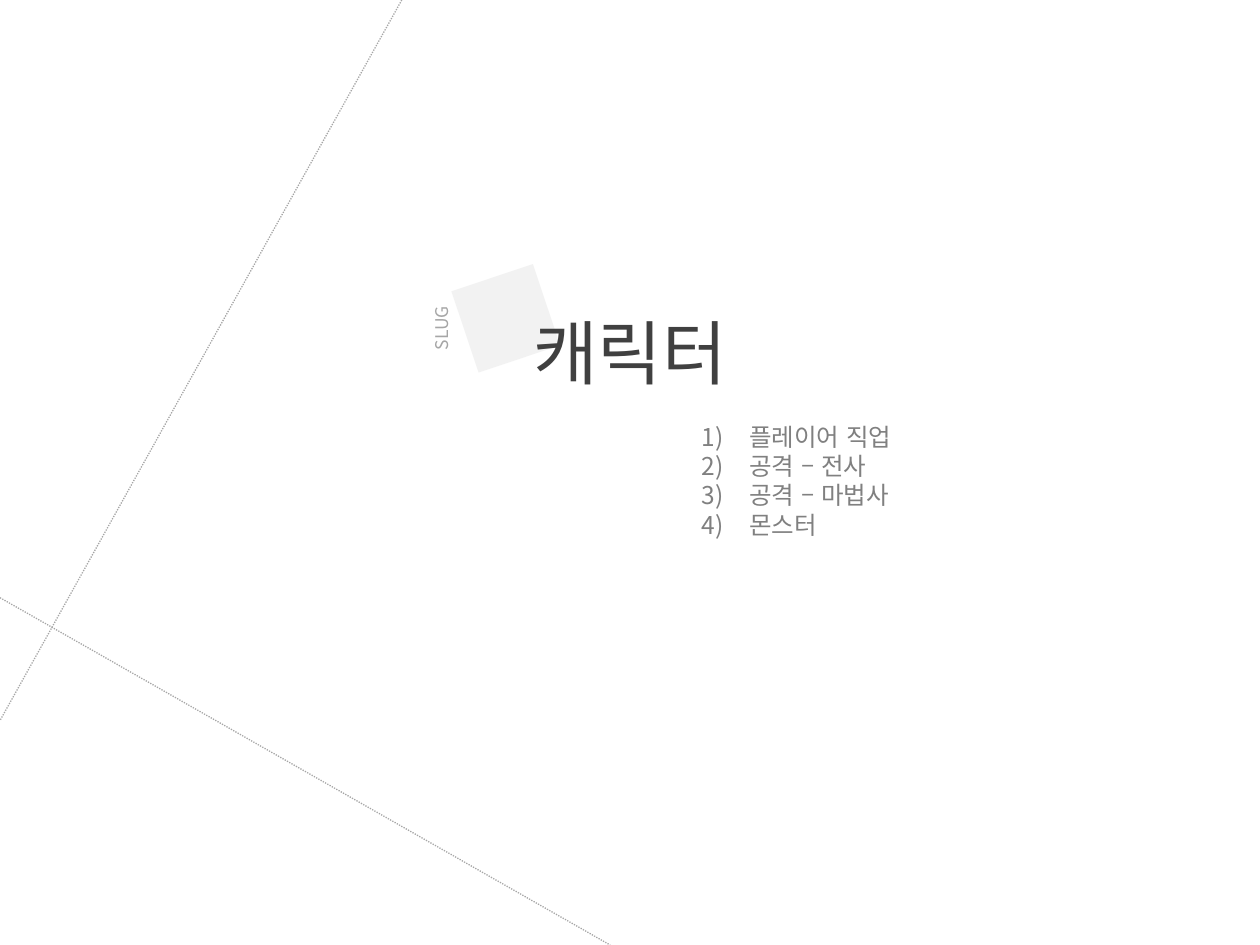
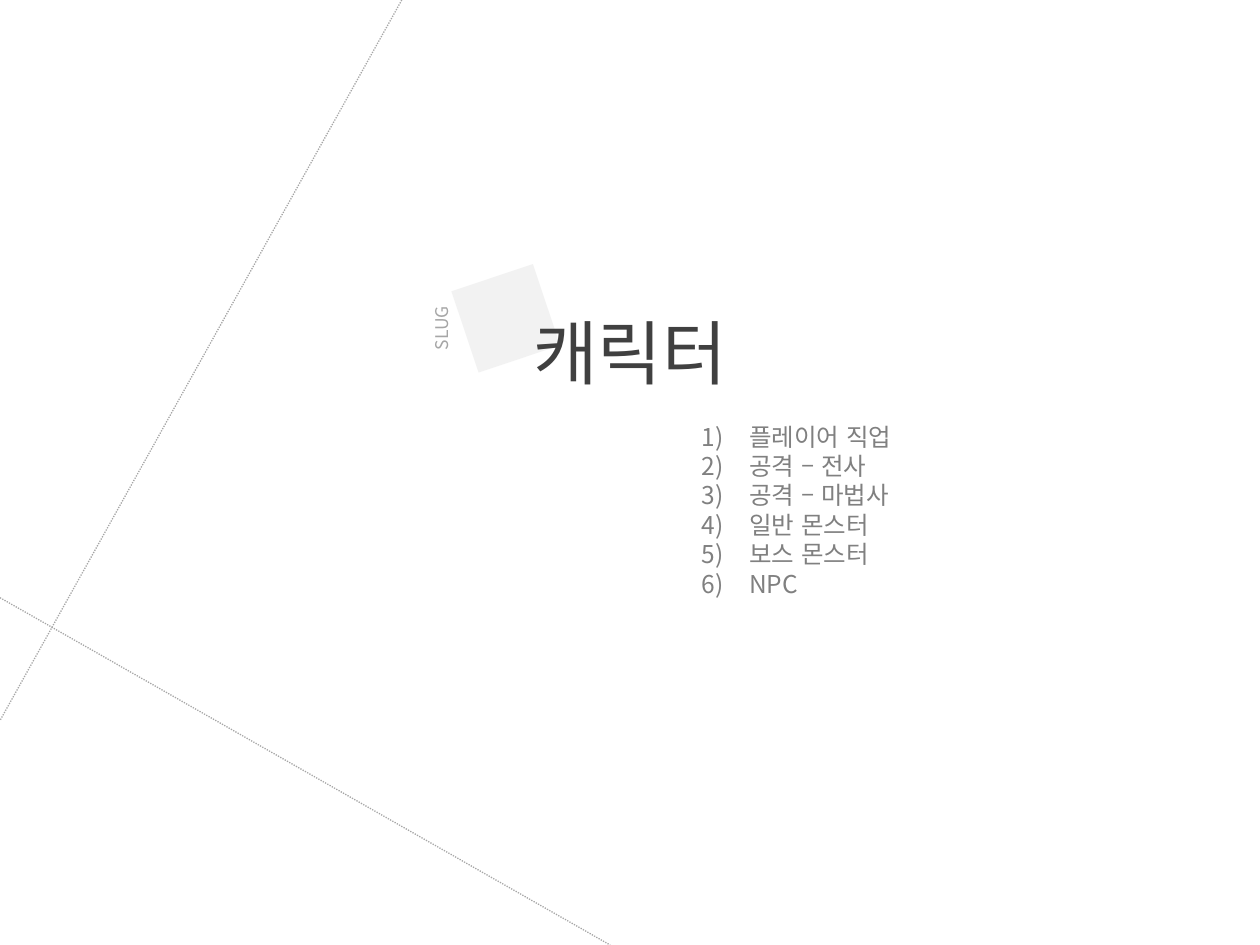
Before and after one commit to JungRobbi/ZolZak, a slide deck: slide 13 of Document/ppt.pptx (slide 14 before the commit). Drawn at 1260x945 pixels with LibreOffice and Linux fonts; fonts in the diff are those of the drawing. Boxes give left, top, right and bottom in pixels: in the first picture for what was removed or moved away, otherwise in the second. Text is boxed around its words. In the diff, an @@ line names an element or a change of style, - is before the commit and + after.

```diff
--- a/Document/ppt.pptx
+++ b/Document/ppt.pptx
@@ text at <box>749,514,869,593</box>: text changed @@
-4) 몬스터
+4) 일반 몬스터
+5) 보스 몬스터
+6) NPC
```
Also in this commit, not shown: 11 other slides changed, 4 slides added, 1 slide removed.
